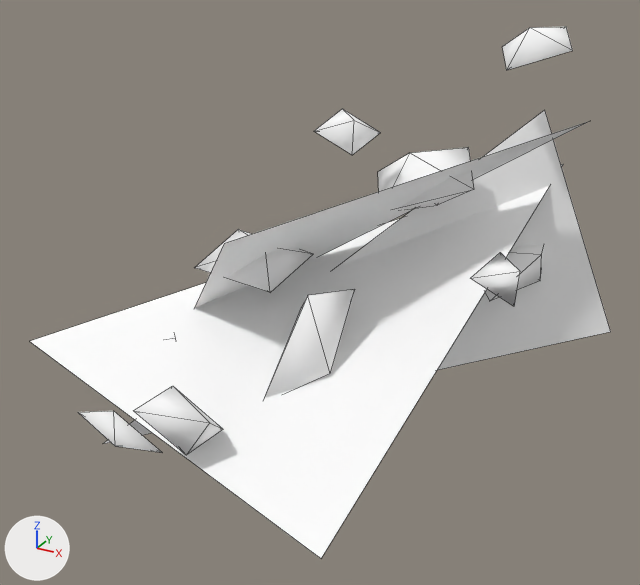
The glTF model public/3d/item/model__item__room.ofs_3279_0/3279IMIG05_05.gltf: old version first, new version second.
The view is the same before and after, from a camera (50 mm lens) standing at (1.67, -2.92, 2.31) and looking at (0.04, 0.04, 0.83). Every picture has the same lights, and +X, +Y and +Z are marked at lower left. The first picture is the older version. Mesh edges are drawn as thin lines.

Before the edit, the objects in view are built like this:
```python
mat_imig05_05_0 = principled_material('imig05_05_0')
mat_imig05_05_0.base_color = (1.0, 1.0, 1.0)  # white #ffffff
mat_imig05_05_0.roughness = 1.0
me_3279imig05_05 = bpy.data.meshes.new('3279IMIG05_05')
me_3279imig05_05.from_pydata(...)  # 62 vertices, 69 faces; spans x -1.25..1.08, y -0.81..0.91, z 0.08..1.87
me_3279imig05_05.materials.append(mat_imig05_05_0)  # white #ffffff
ob_3279imig05_05 = bpy.data.objects.new('3279IMIG05_05', me_3279imig05_05)
ob_3279imig05_05.location = (0.0, 0.0, 0.0)
```
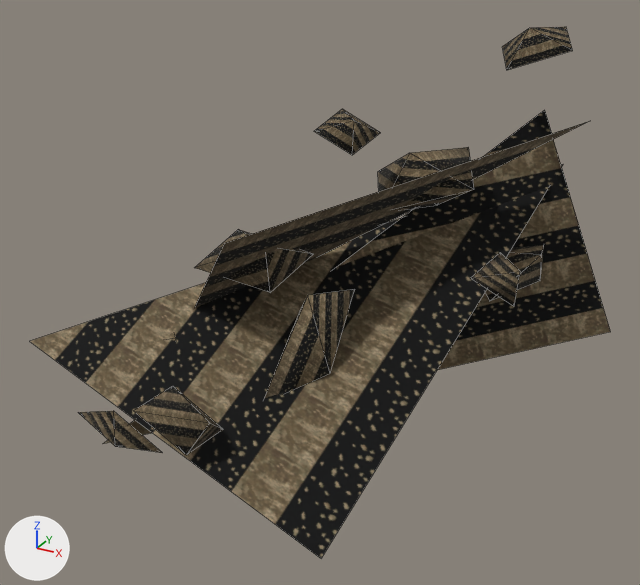
The change, as a diff of the scene's bpy script:
```diff
--- a/public/3d/item/model__item__room.ofs_3279_0/3279IMIG05_05.gltf.py
+++ b/public/3d/item/model__item__room.ofs_3279_0/3279IMIG05_05.gltf.py
@@ img_imig05_05_0 @@
+img_imig05_05_0 = load_image('imig05_05_0', '_unpacked/imig05_05_0', 64, 64, 'sRGB')
@@ mat_imig05_05_0 @@
 mat_imig05_05_0 = principled_material('imig05_05_0')
-mat_imig05_05_0.base_color = (1.0, 1.0, 1.0)  # white #ffffff
+mat_imig05_05_0.texture = img_imig05_05_0
 mat_imig05_05_0.roughness = 1.0
```

Where the change shows, as pixel boxes [x1, y1, x2, y2] in the pictures (640 x 585 px):
'3279IMIG05_05', surface changed (darker)
    both: [30, 27, 611, 558]
